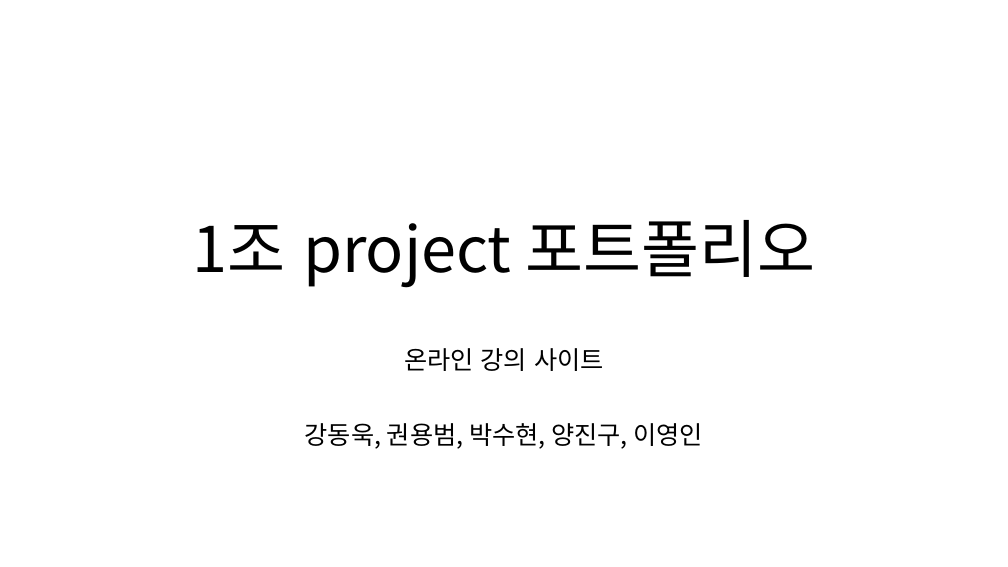
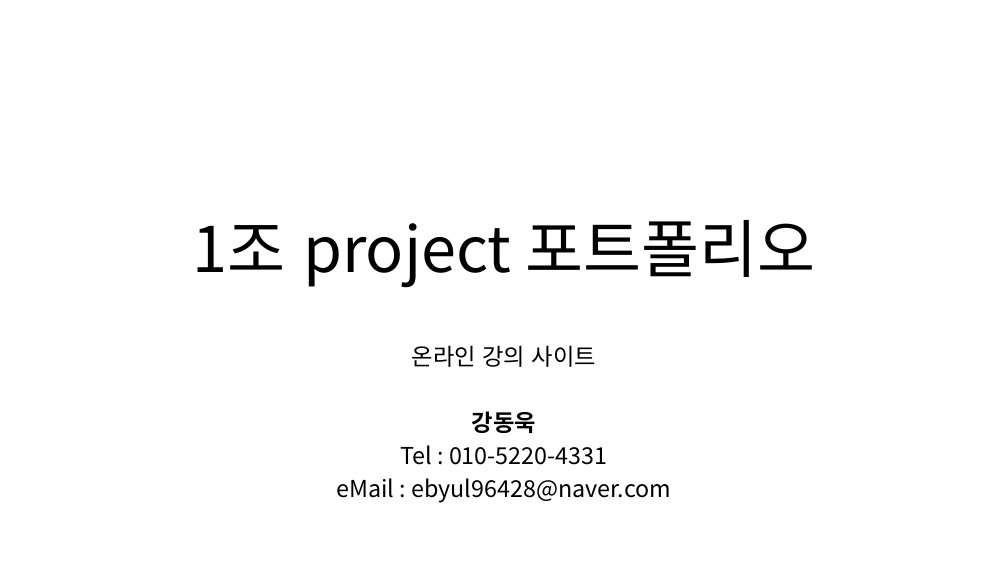
Before and after one commit to NALASAI/SelfIntroduction, a slide deck: slide 1 of 1조 project 포트폴리오(이력서용).pptx. Drawn at 1008x567 pixels with LibreOffice and Linux fonts; fonts in the diff are those of the drawing. Boxes give left, top, right and bottom in pixels: in the first picture for what was removed or moved away, otherwise in the second. Text is boxed around its words. In the diff, an @@ line names an element or a change of style, - is before the commit and + after.

Commit message:
자기소개서(지원동기 수정중) / 포트폴리오 기술면접 대비 기술 넣는중

```diff
--- a/1조 project 포트폴리오(이력서용).pptx
+++ b/1조 project 포트폴리오(이력서용).pptx
@@ subtitle at (412,345,596,367): size 24 to 22.2 pt in "온라인 강의 사이트"; line spacing 0.9 to 0.8 @@
@@ subtitle at (337,411,671,503): text changed; size 24 to 22.2 pt @@
-강동욱, 권용범, 박수현, 양진구, 이영인
+강동욱
+Tel : 010-5220-4331
+eMail : ebyul96428@naver.com
```
Also in this commit, not shown: 7 other slides changed, 6 slides added, 1 slide removed, 1 other file.
